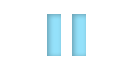
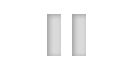
Revision of a layered 130 × 70 image; what changed, layer by layer:
hid group "pausehighlight@2x.png" (4 layers) over [left=47, top=14, right=86, bottom=56]
